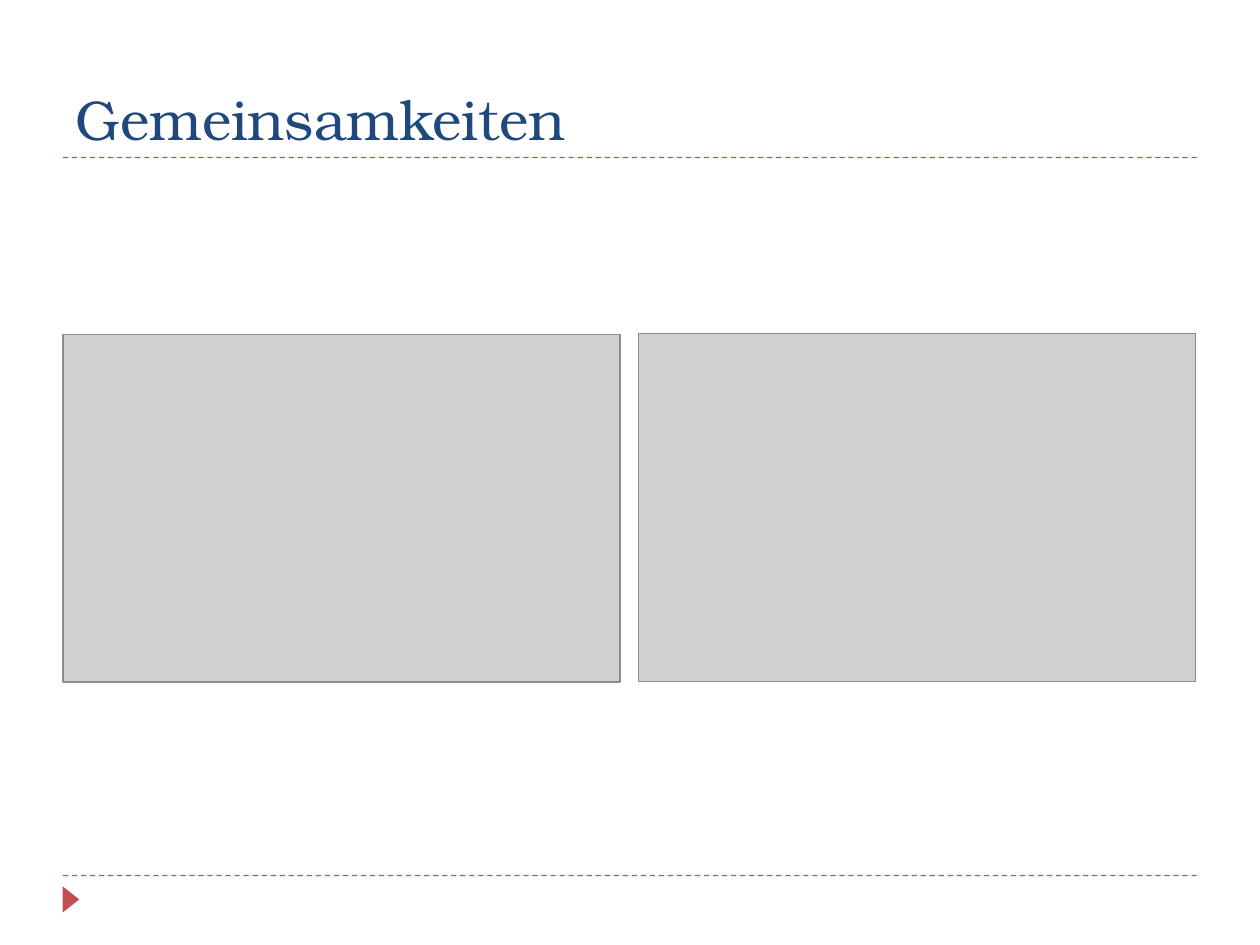
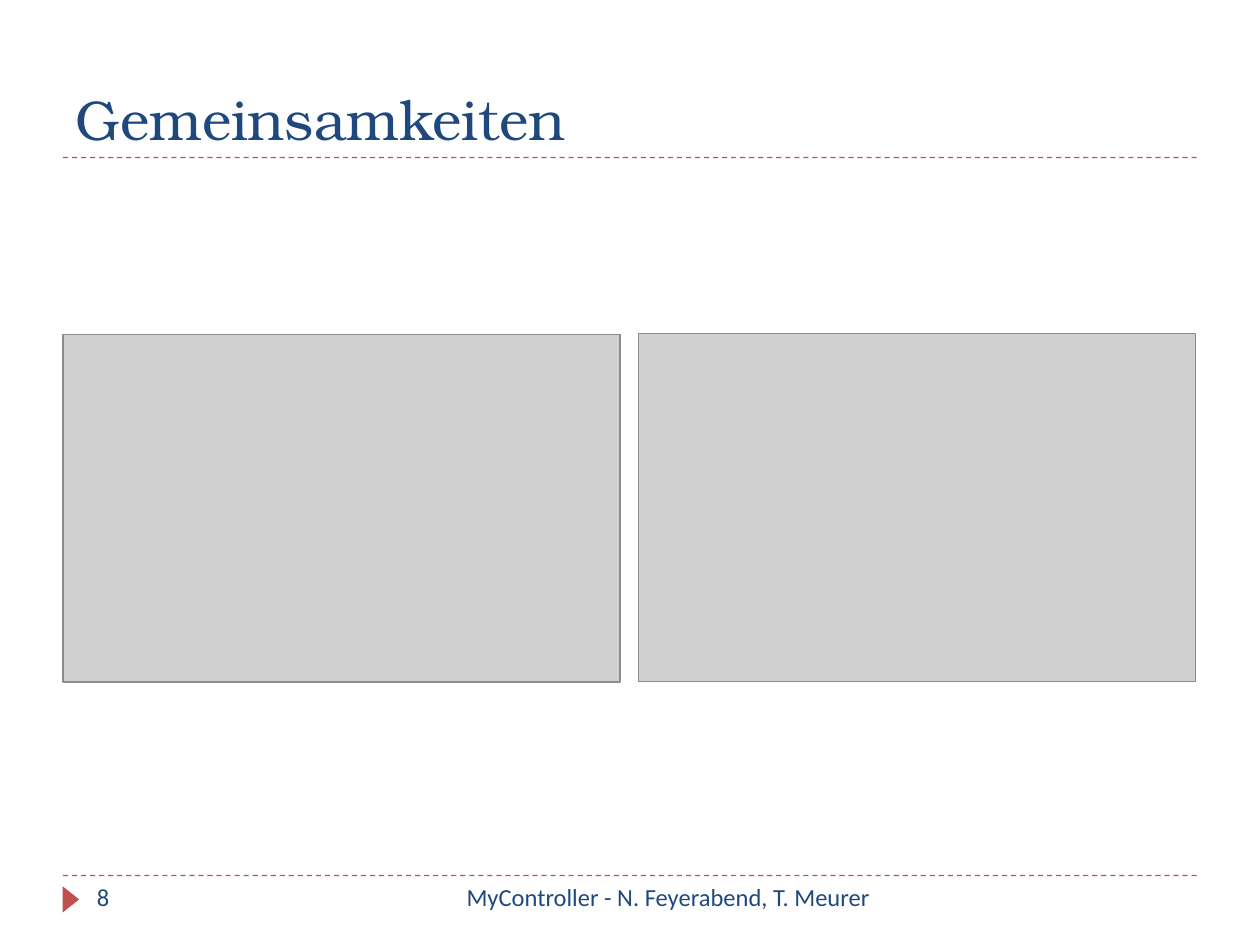
Before and after one commit to iBot/WP_SHC, a slide deck: slide 8 of dokumente/Präsentation/MyController.pptx (slide 7 before the commit). Drawn at 1260x945 pixels with LibreOffice and Linux fonts; fonts in the diff are those of the drawing; grey boxes stand for pictures. Boxes give left, top, right and bottom in pixels: in the first picture for what was removed or moved away, otherwise in the second. Text is boxed around its words. In the diff, an @@ line names an element or a change of style, - is before the commit and + after.

```diff
--- a/dokumente/Präsentation/MyController.pptx
+++ b/dokumente/Präsentation/MyController.pptx
@@ page number added at [97, 889, 109, 906], 14 pt, text #1F497D @@
+8
@@ text added at [467, 889, 869, 910], 14 pt, text #1F497D @@
+MyController - N. Feyerabend, T. Meurer
```
Also in this commit, not shown: 6 other slides changed, 12 slides added, 1 slide removed, 1 other file.
